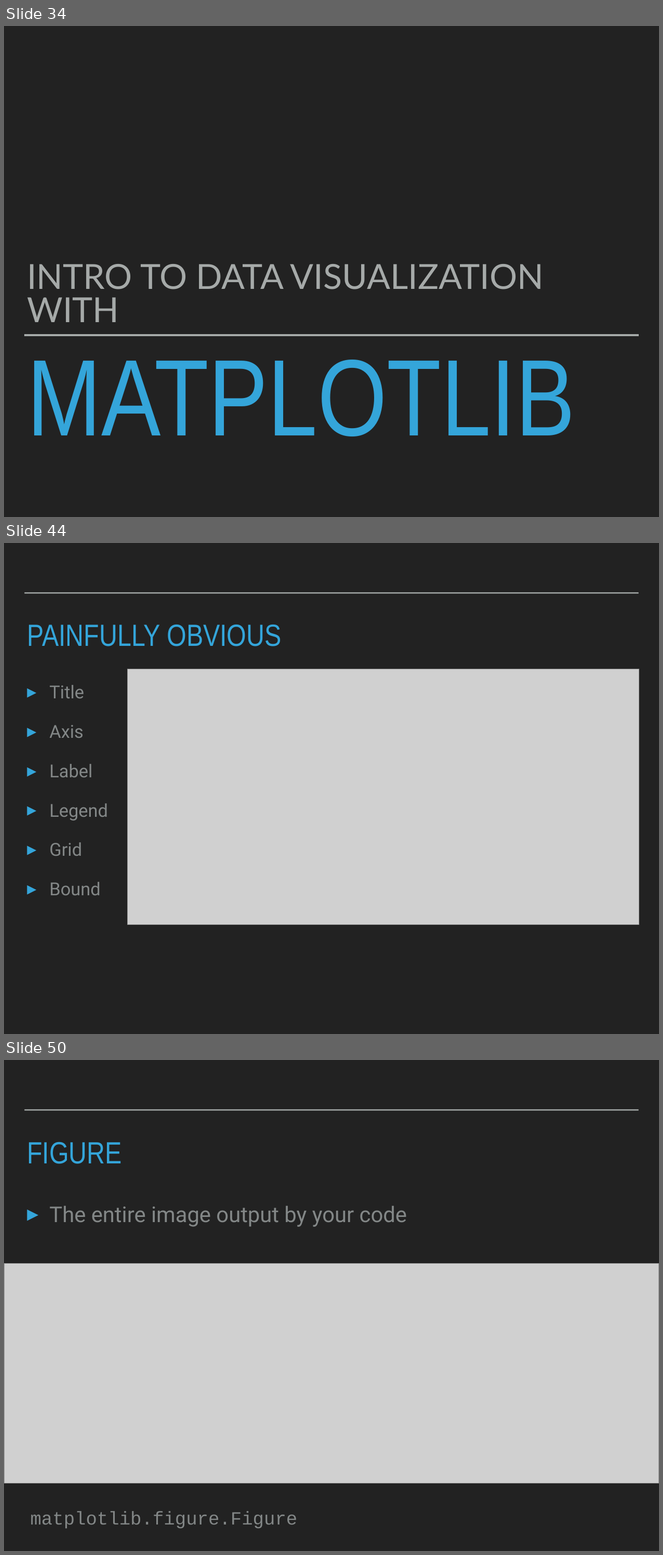
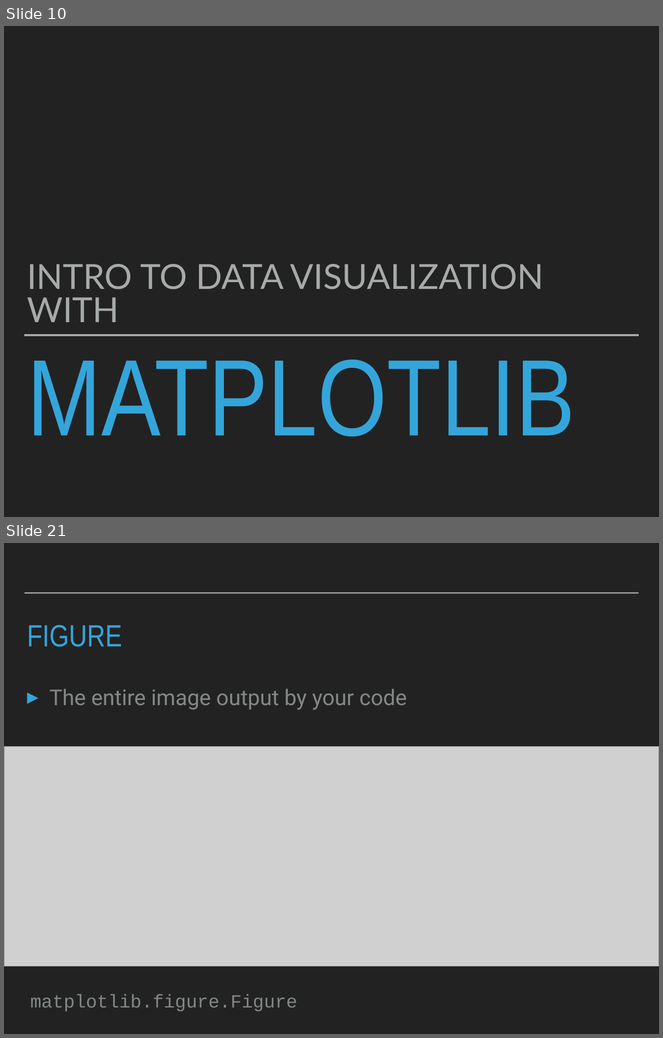
Before and after one commit to robcarrington/python-for-data-science, a slide deck: Session8/Session8_Slides.pptx. Shown one above the other, each under a label of ours: slides 34, 44 and 50 before the commit, slides 10 and 21 after it; the slides between them are not shown. The pictures are 663x1555 and 663x1038 pixels, drawn with LibreOffice and Linux fonts; fonts in the diff are those of the drawing; grey boxes stand for pictures. Boxes give left, top, right and bottom in pixels: in the first picture for what was removed or moved away, otherwise in the second. Text is boxed around its words. In the diff, an @@ line names an element or a change of style, - is before the commit and + after.

```diff
--- a/Session8/Session8_Slides.pptx
+++ b/Session8/Session8_Slides.pptx
@@ slide 44 removed at [4,543,659,1034], background #222222; not listed: 1 template element that a slide beside it also shows @@
@@ title removed at [27,625,281,646] @@
-PAINFULLY OBVIOUS
@@ picture removed at [127,669,639,925] @@
@@ text removed at [49,685,108,896] @@
-▸ Title
-▸ Axis
-▸ Label
-▸ Legend
-▸ Grid
-▸ Bound
@@ what was slide 34 is now slide 10 @@
@@ what was slide 50 is now slide 21 @@
```
Also in this commit, not shown: 4 slides changed, 9 slides added, 46 other slides removed, 3 other files.
